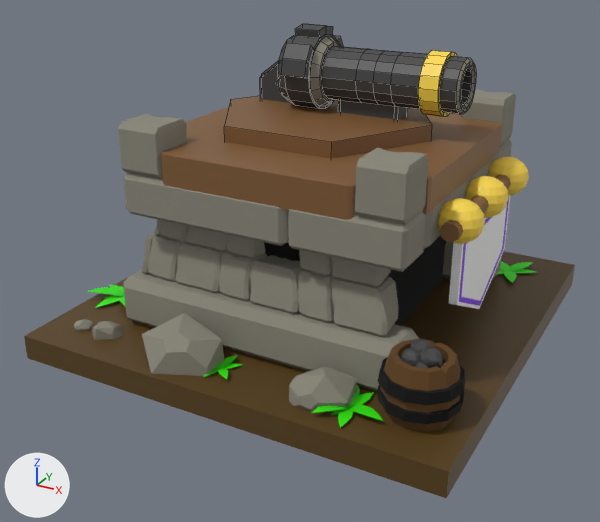
Before and after pictures for a commit that changed the FBX model Project King/Assets/Blender Models/Kanone.fbx.
The view is the same before and after, from a 50 mm lens placed at (12.47, -24.45, 14.31), pointed at (-0.29, -1.25, 2.71). The lights are fixed; the arrows at lower left show +X, +Y and +Z. Mesh edges are drawn as thin lines on the coarser meshes.
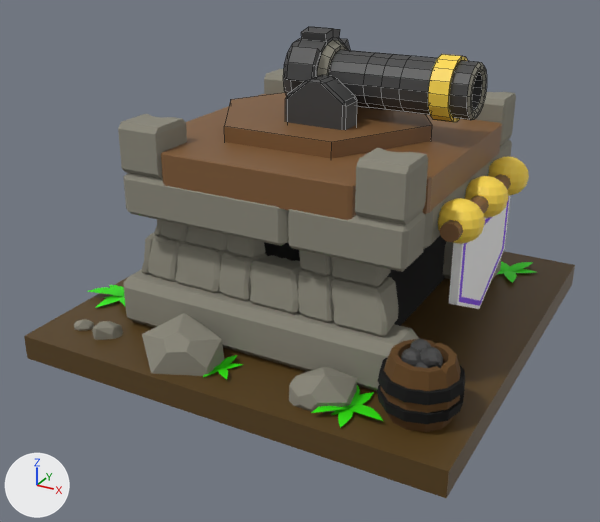
The newer file is also turned or shifted as a whole; pictures and numbers use the older file's frame.

Location of each change, (x1, y1, x2, y2) in pixels of the pictures (600 x 522 px):
'Cylinder.001', mesh moved
    before: (278, 24, 476, 117)
    after: (283, 27, 487, 122)
'Cube.015', mesh moved
    before: (338, 100, 407, 119)
    after: (285, 75, 357, 130)
'Cylinder.003', mesh moved
    before: (260, 61, 291, 103)
    after: (357, 106, 385, 110)

Edits to the bpy script that builds the scene:
```text
Change me_cylinder_008:
    where me_cylinder_008.from_pydata(...)  # 48 vertices, 46 faces; spans x -1.06..1.07, y -0.1..0.85, z -0.8..0.82
    used by ob_cylinder_003; location = (-1.86, 0.57, 8.35)
    me_cylinder_008 part 3: the whole mesh is moved by (2.43, 0.55, 0.0)
Change me_cube_016:
    where me_cube_016.from_pydata(...)  # 48 vertices, 46 faces; spans x -1.07..1.07, y -0.43..0.54, z -0.81..0.81
    used by ob_cube_015; location = (1.45, 0.57, 8.36)
    me_cube_016 part 2: the whole mesh is moved by (-0.88, -2.01, 0.0)
Change me_cylinder_002:
    where me_cylinder_002.from_pydata(...)  # 322 vertices, 308 faces; spans x -1.68..4.64, y -1.45..1.45, z -0.77..1.98
    used by ob_cylinder_001; location = (0.0, 0.51, 8.44)
    me_cylinder_002 part 1: the whole mesh is moved by (0.51, -0.51, 0.0)
```
